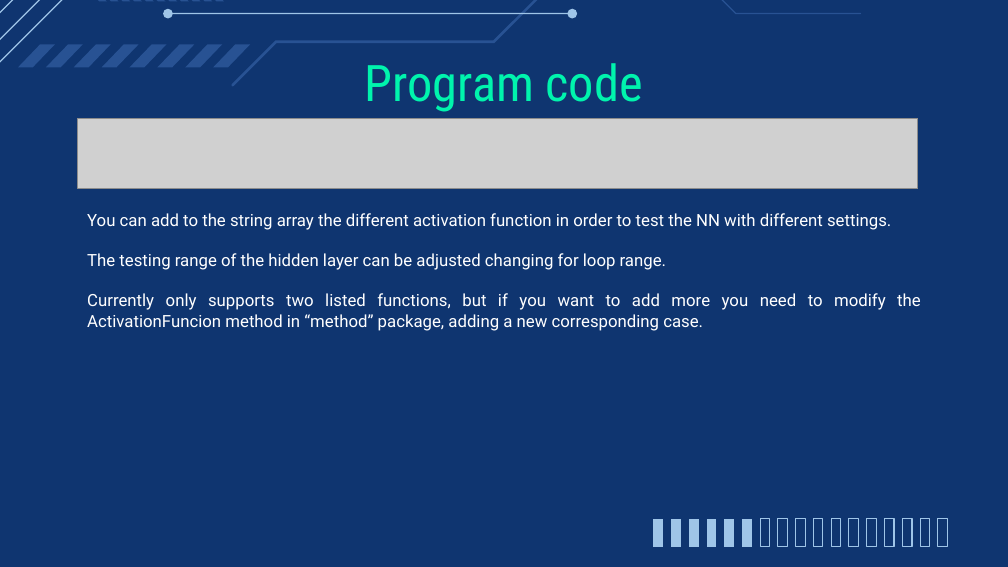
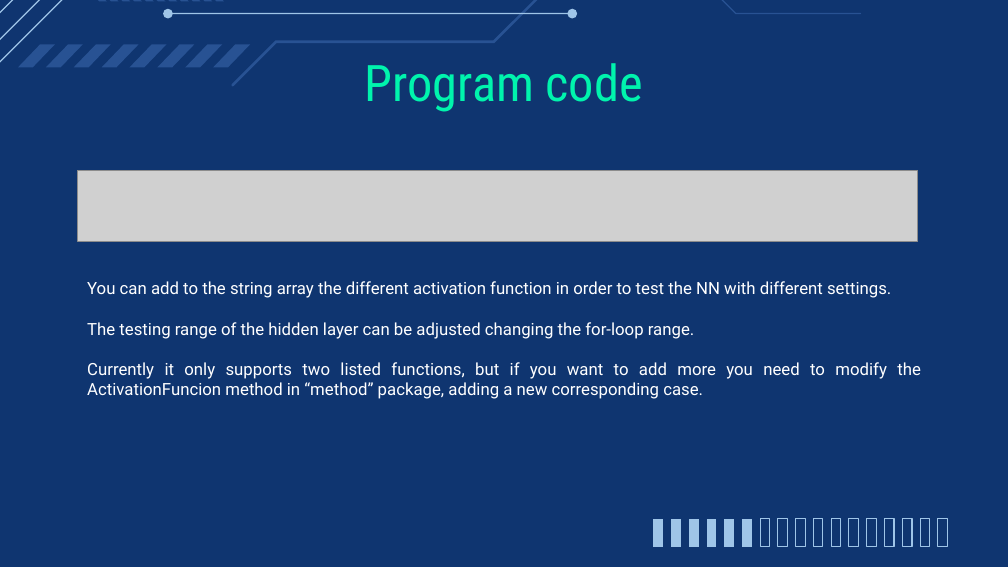
Before and after one commit to IntelligentSystemsUMAProject/LabProject01, a slide deck: slide 7 of Neural Networks.pptx. Drawn at 1008x567 pixels with LibreOffice and Linux fonts; fonts in the diff are those of the drawing; grey boxes stand for pictures. Boxes give left, top, right and bottom in pixels: in the first picture for what was removed or moved away, otherwise in the second. Text is boxed around its words. In the diff, an @@ line names an element or a change of style, - is before the commit and + after.

```diff
--- a/Neural Networks.pptx
+++ b/Neural Networks.pptx
@@ picture: place and size @@
-picture at (78, 118, 917, 188)
+picture at (78, 170, 917, 241)
@@ text "You can add to the ...": place and size @@
-text "You can add to the ..." at (87, 213, 921, 331)
+text "You can add to the ..." at (87, 281, 921, 399)
@@ text at (87, 322, 921, 399): text changed @@
-The testing range of the hidden layer can be adjusted changing for loop range.
-Currently only supports two listed functions, but if you want to add more you need to modify the ActivationFuncion method in “method” package, adding a new corresponding case.
+The testing range of the hidden layer can be adjusted changing the for-loop range.
+Currently it only supports two listed functions, but if you want to add more you need to modify the ActivationFuncion method in “method” package, adding a new corresponding case.
```
Also in this commit, not shown: 6 other slides changed, 1 slide added.
